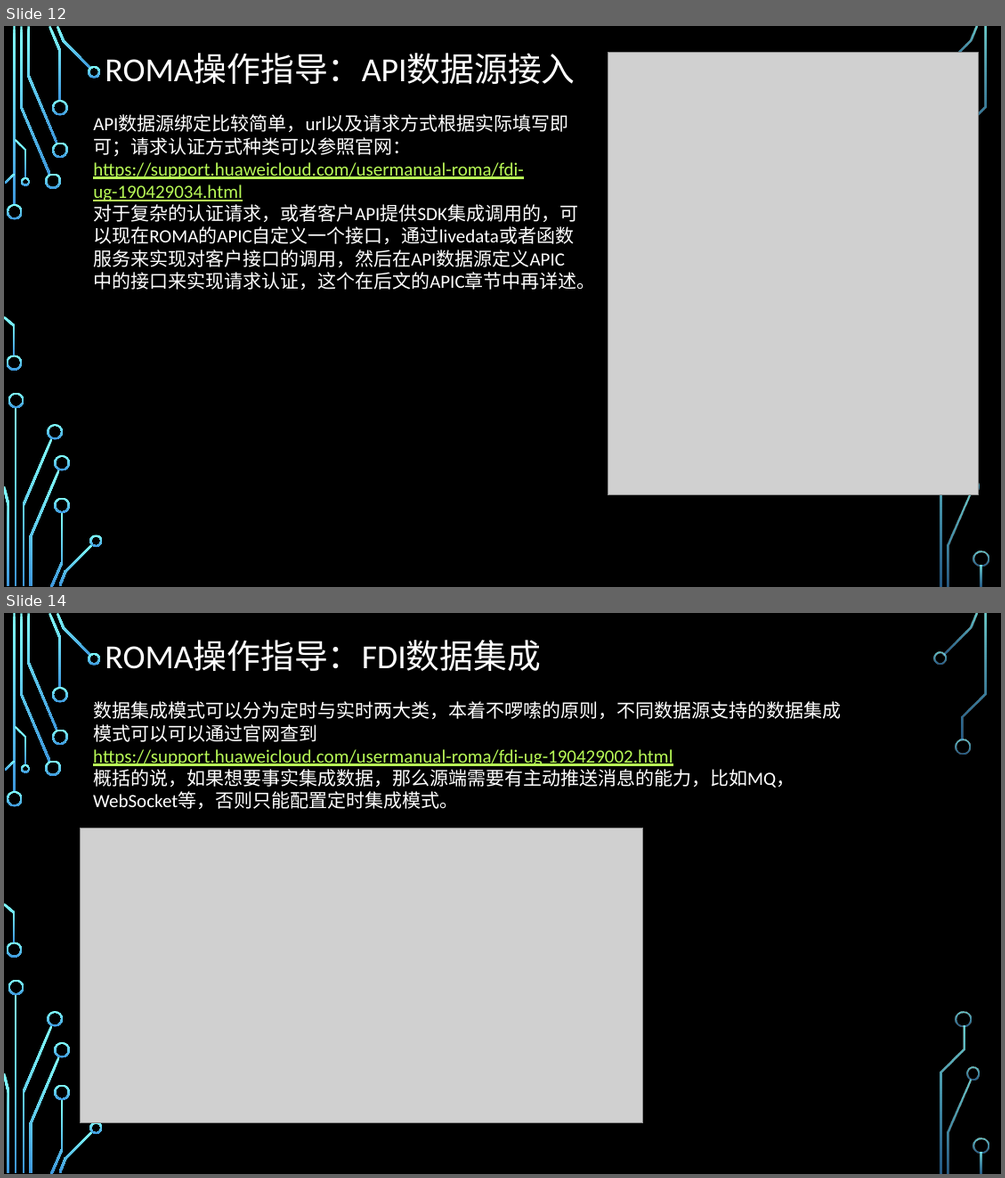
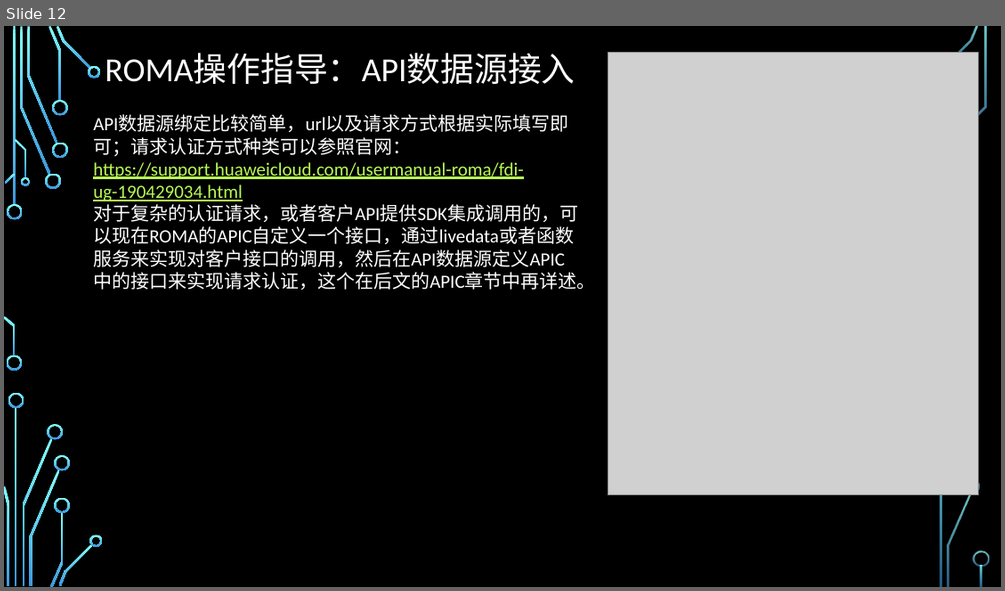
Before and after one commit to zhaoxukl1314/roma, a slide deck: ROMA使用手册.pptx. Shown one above the other, each under a label of ours: slides 12 and 14 before the commit, slide 12 after it; the slides between them are not shown. The pictures are 1005x1178 and 1005x591 pixels, drawn with LibreOffice and Linux fonts; fonts in the diff are those of the drawing; grey boxes stand for pictures; background and template pictures are left out. Boxes give left, top, right and bottom in pixels: in the first picture for what was removed or moved away, otherwise in the second. Text is boxed around its words. In the diff, an @@ line names an element or a change of style, - is before the commit and + after.

```diff
--- a/ROMA使用手册.pptx
+++ b/ROMA使用手册.pptx
@@ slide 14 removed at bbox=[4, 613, 1001, 1174], background picture (left out); not listed: 33 template elements that a slide beside it also shows @@
@@ title removed at bbox=[105, 641, 541, 671] @@
-ROMA操作指导：FDI数据集成
@@ freeform shape removed at bbox=[933, 652, 947, 665] @@
@@ text removed at bbox=[93, 701, 841, 809] @@
-数据集成模式可以分为定时与实时两大类，本着不啰嗦的原则，不同数据源支持的数据集成模式可以可以通过官网查到
-https://support.huaweicloud.com/usermanual-roma/fdi-ug-190429002.html
-概括的说，如果想要事实集成数据，那么源端需要有主动推送消息的能力，比如MQ，WebSocket等，否则只能配置定时集成模式。
@@ freeform shape removed at bbox=[955, 738, 971, 755] @@
@@ picture removed at bbox=[81, 827, 643, 1123] @@
@@ freeform shape removed at bbox=[956, 1011, 971, 1027] @@
```
Also in this commit, not shown: 17 other slides changed, 4 slides added.
